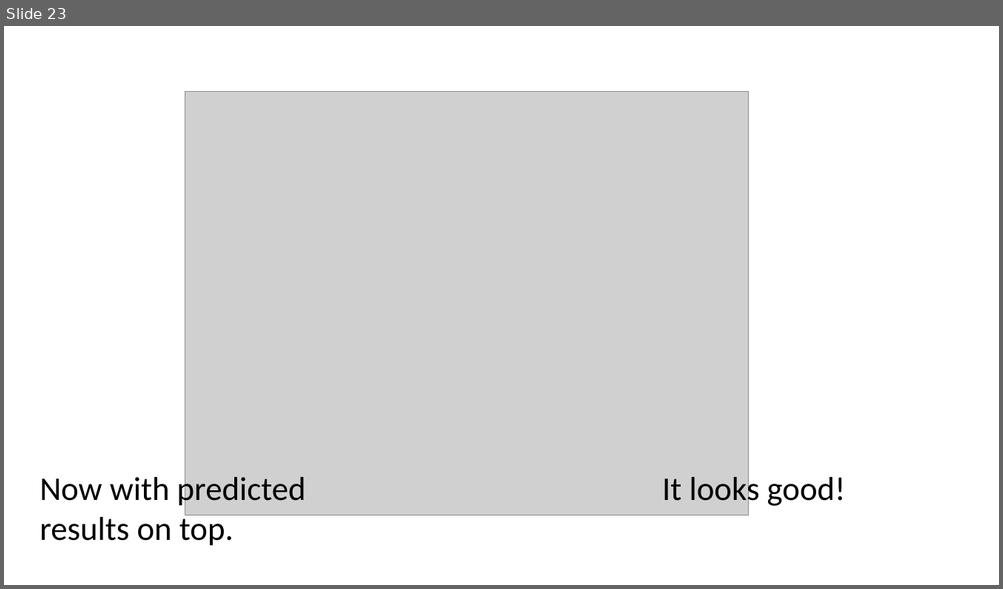
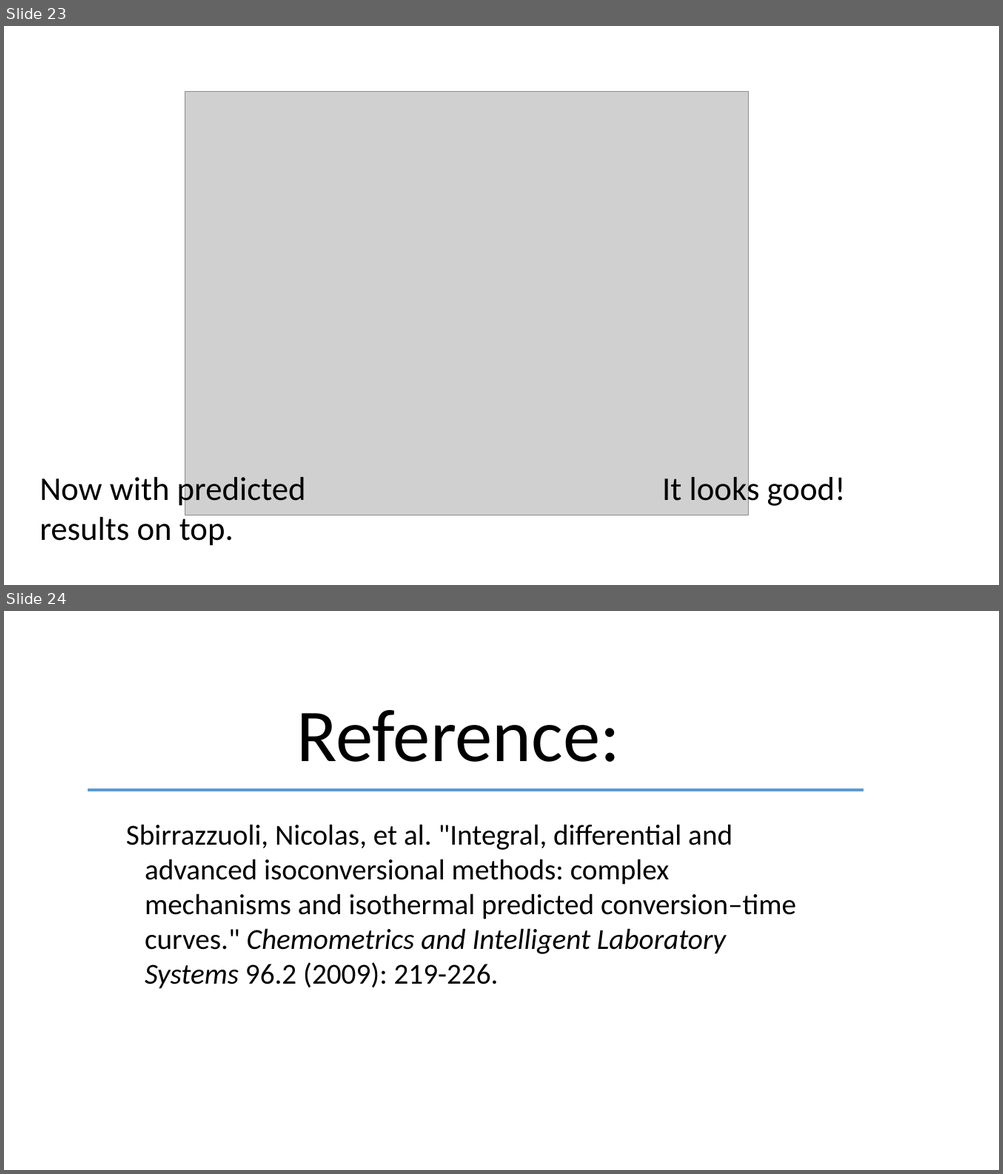
Before and after one commit to craiglawrie/TimeAtTemperature, a slide deck: images/Time-At-Temperature-Presentation.pptx. Shown one above the other, each under a label of ours: slide 23 before the commit, slides 23 and 24 after it. The pictures are 1003x589 and 1003x1174 pixels, drawn with LibreOffice and Linux fonts; fonts in the diff are those of the drawing; grey boxes stand for pictures. Boxes give left, top, right and bottom in pixels: in the first picture for what was removed or moved away, otherwise in the second. Text is boxed around its words. In the diff, an @@ line names an element or a change of style, - is before the commit and + after.

Commit message:
add reference to ppt

```diff
--- a/images/Time-At-Temperature-Presentation.pptx
+++ b/images/Time-At-Temperature-Presentation.pptx
@@ slide 24 added at [4,611,999,1170], background #FFFFFF @@
@@ text added at [296,710,620,762], 72 pt, text #000000 @@
+Reference:
@@ line added from (88, 790) to (864, 790), #5B9BD5 3 pt @@
@@ text added at [126,824,796,989], 28 pt, text #000000 @@
+Sbirrazzuoli, Nicolas, et al. "Integral, differential and advanced isoconversional methods: complex mechanisms and isothermal predicted conversion–time curves." Chemometrics and Intelligent Laboratory Systems 96.2 (2009): 219-226.
```
Also in this commit, not shown: 1 other slide added, 1 other file.
